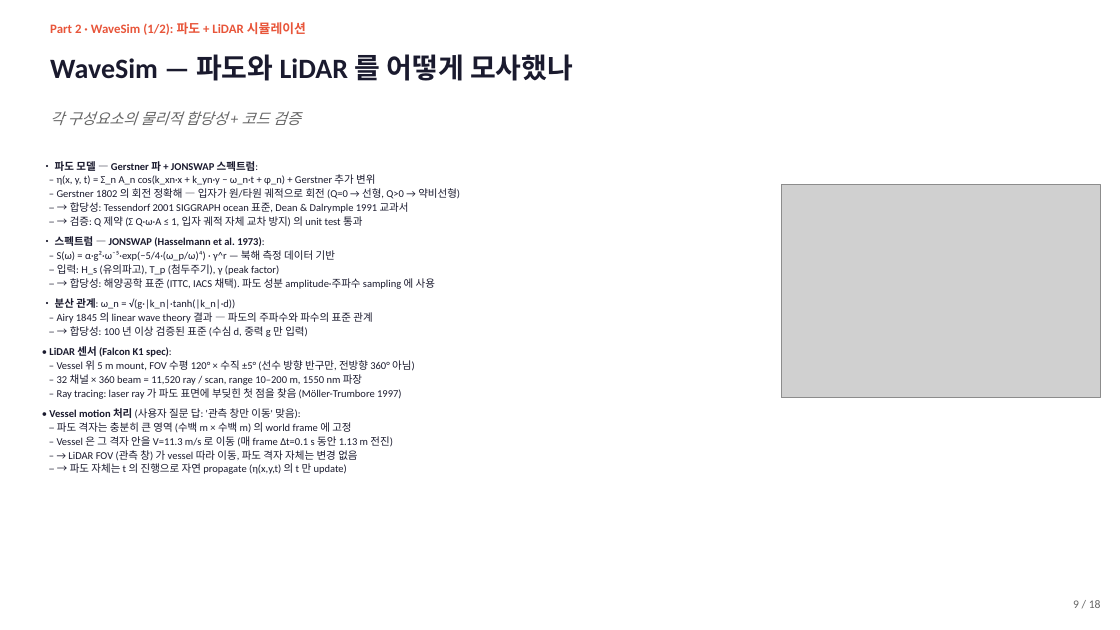
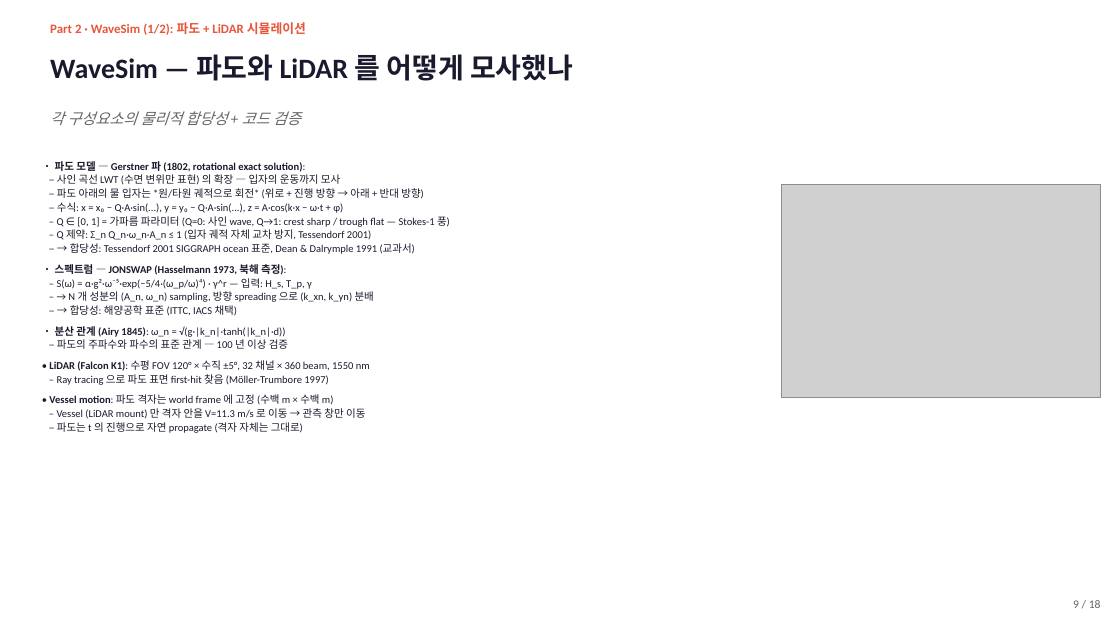
Before and after one commit to SAEYONGPARK94/wavesplat, a slide deck: slide 9 of wavesplat/docs/labmeeting_2026_05_13.pptx. Drawn at 1120x630 pixels with LibreOffice and Linux fonts; fonts in the diff are those of the drawing; grey boxes stand for pictures. Boxes give left, top, right and bottom in pixels: in the first picture for what was removed or moved away, otherwise in the second. Text is boxed around its words. In the diff, an @@ line names an element or a change of style, - is before the commit and + after.

```diff
--- a/wavesplat/docs/labmeeting_2026_05_13.pptx
+++ b/wavesplat/docs/labmeeting_2026_05_13.pptx
@@ text at (49, 161, 450, 433): text changed @@
-• 파도 모델 — Gerstner 파 + JONSWAP 스펙트럼:
-– η(x, y, t) = Σ_n A_n cos(k_xn·x + k_yn·y − ω_n·t + φ_n) + Gerstner 추가 변위
-– Gerstner 1802 의 회전 정확해 — 입자가 원/타원 궤적으로 회전 (Q=0 → 선형, Q>0 → 약비선형)
-– → 합당성: Tessendorf 2001 SIGGRAPH ocean 표준, Dean & Dalrymple 1991 교과서
-– → 검증: Q 제약 (Σ Q·ω·A ≤ 1, 입자 궤적 자체 교차 방지) 의 unit test 통과
-• 스펙트럼 — JONSWAP (Hasselmann et al. 1973):
-– S(ω) = α·g²·ω⁻⁵·exp(−5/4·(ω_p/ω)⁴) · γ^r — 북해 측정 데이터 기반
-– 입력: H_s (유의파고), T_p (첨두주기), γ (peak factor)
-– → 합당성: 해양공학 표준 (ITTC, IACS 채택). 파도 성분 amplitude·주파수 sampling 에 사용
-• 분산 관계: ω_n = √(g·|k_n|·tanh(|k_n|·d))
-– Airy 1845 의 linear wave theory 결과 — 파도의 주파수와 파수의 표준 관계
-– → 합당성: 100 년 이상 검증된 표준 (수심 d, 중력 g 만 입력)
-• LiDAR 센서 (Falcon K1 spec):
-– Vessel 위 5 m mount, FOV 수평 120° × 수직 ±5° (선수 방향 반구만, 전방향 360° 아님)
-– 32 채널 × 360 beam = 11,520 ray / scan, range 10–200 m, 1550 nm 파장
-– Ray tracing: laser ray 가 파도 표면에 부딪힌 첫 점을 찾음 (Möller-Trumbore 1997)
-• Vessel motion 처리 (사용자 질문 답: '관측 창만 이동' 맞음):
-– 파도 격자는 충분히 큰 영역 (수백 m × 수백 m) 의 world frame 에 고정
-– Vessel 은 그 격자 안을 V=11.3 m/s 로 이동 (매 frame Δt=0.1 s 동안 1.13 m 전진)
-– → LiDAR FOV (관측 창) 가 vessel 따라 이동, 파도 격자 자체는 변경 없음
-– → 파도 자체는 t 의 진행으로 자연 propagate (η(x,y,t) 의 t 만 update)
+• 파도 모델 — Gerstner 파 (1802, rotational exact solution):
+– 사인 곡선 LWT (수면 변위만 표현) 의 확장 — 입자의 운동까지 모사
+– 파도 아래의 물 입자는 *원/타원 궤적으로 회전* (위로 + 진행 방향 → 아래 + 반대 방향)
+– 수식: x = x₀ − Q·A·sin(...), y = y₀ − Q·A·sin(...), z = A·cos(k·x − ω·t + φ)
+– Q ∈ [0, 1] = 가파름 파라미터 (Q=0: 사인 wave, Q→1: crest sharp / trough flat — Stokes-1 풍)
+– Q 제약: Σ_n Q_n·ω_n·A_n ≤ 1 (입자 궤적 자체 교차 방지, Tessendorf 2001)
+– → 합당성: Tessendorf 2001 SIGGRAPH ocean 표준, Dean & Dalrymple 1991 (교과서)
+• 스펙트럼 — JONSWAP (Hasselmann 1973, 북해 측정):
+– S(ω) = α·g²·ω⁻⁵·exp(−5/4·(ω_p/ω)⁴) · γ^r — 입력: H_s, T_p, γ
+– → N 개 성분의 (A_n, ω_n) sampling, 방향 spreading 으로 (k_xn, k_yn) 분배
+– → 합당성: 해양공학 표준 (ITTC, IACS 채택)
+• 분산 관계 (Airy 1845): ω_n = √(g·|k_n|·tanh(|k_n|·d))
+– 파도의 주파수와 파수의 표준 관계 — 100 년 이상 검증
+• LiDAR (Falcon K1): 수평 FOV 120° × 수직 ±5°, 32 채널 × 360 beam, 1550 nm
+– Ray tracing 으로 파도 표면 first-hit 찾음 (Möller-Trumbore 1997)
+• Vessel motion: 파도 격자는 world frame 에 고정 (수백 m × 수백 m)
+– Vessel (LiDAR mount) 만 격자 안을 V=11.3 m/s 로 이동 → 관측 창만 이동
+– 파도는 t 의 진행으로 자연 propagate (격자 자체는 그대로)
```
Also in this commit, not shown: 4 other slides changed, 4 other files.
